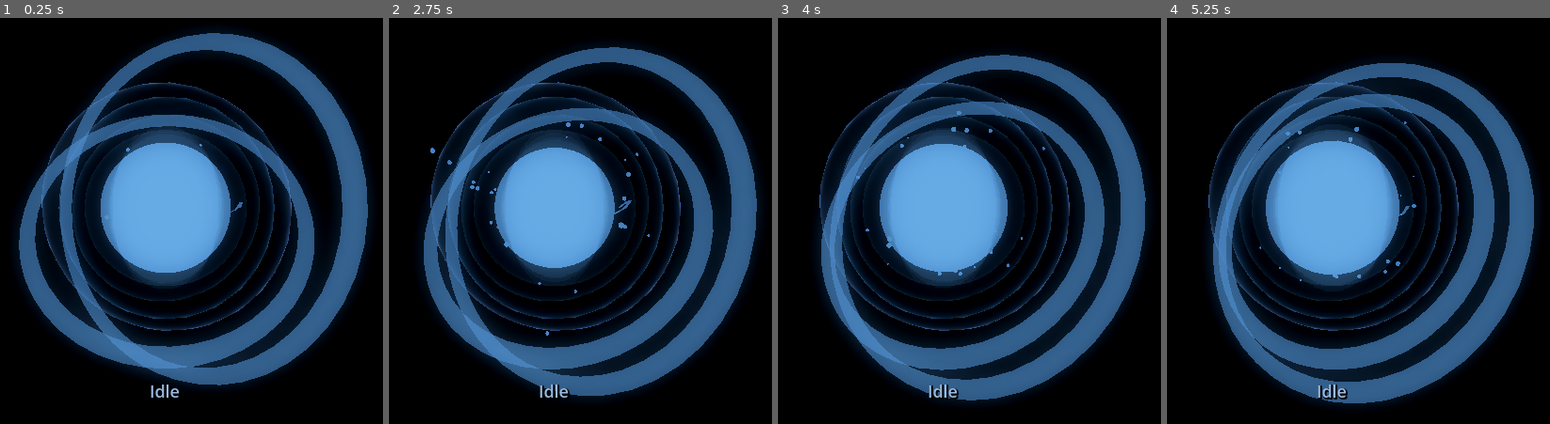
Above: before the commit, frames 1-4 (left to right).
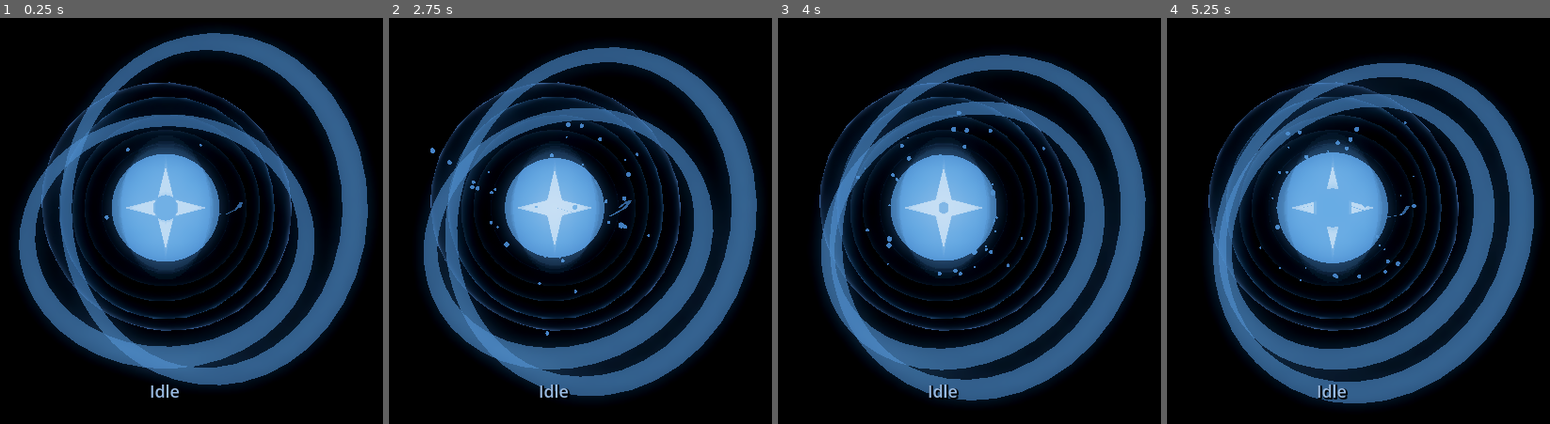
Above: after the commit, the same moments.

Repository: OppiRah/jairus-voice-assistant
Game: Godot game, scene res://orb_scene.tscn
Same seed, same stepped clock (60 frames per second), same inputs: the game is played once before the commit and once after it.
Inputs:
- Up to frame 1 (0.25 s): no input
- Up to frame 2 (2.75 s): no input
- Up to frame 3 (4 s): no input
- Up to frame 4 (5.25 s): no input

The runs differ from the first frame. In frame 1, 6.6% of the frame differs, in the area x 24-63%, y 26-67%; in frame 2, 5.9%; in frame 3, 6.5%; in frame 4, 6.5%.

Commit message:
Orb Pass A — redesigned core with dark housing, Jairus emblem, corrected core/arc emission hierarchy.
Co-Authored-By: Claude Sonnet 5 <noreply@anthropic.com>
Claude-Session: https://claude.ai/code/session_015o4yy2WK1YhivpLA4Zt7JH

Diff:
--- a/src/jairus/interfaces/renderer/godot_project/orb_controller.gd
+++ b/src/jairus/interfaces/renderer/godot_project/orb_controller.gd
@@ -26,6 +26,28 @@
 ## backend data for it exists. Text fades out/swaps/fades in via a Tween
 ## rather than cutting instantly, and is tinted from the same _current_color
 ## driving the rest of the orb (brightened toward white for legibility).
+##
+## Pass A -- redesigned core (per ORB_CONCEPT_GAP_ANALYSIS.md's two named
+## core problems): the former plain "Core" sphere is now the innermost
+## layer of three: CoreEmblem (a flat, opaque, procedurally-built 4-point
+## star -- same asset-free SurfaceTool technique as the energy arcs, since
+## no existing Jairus brand mark was found anywhere in the repo) sits just
+## in front of Core (now the "glow" sphere, shrunk to make room), which
+## itself sits inside CoreHousing, a shell reusing the same validated
+## Fresnel technique as the outer glass shells (orb_glass_shell.gdshader)
+## but inverted in intent: dark near-opaque at the rim (a real silhouette,
+## "housing"), transparent at center (so the glow/emblem read through it)
+## -- the only geometrically-correct way to get "dark shell around visible
+## inner glow" with concentric same-center spheres, since two solid
+## same-center spheres of different opaque radii can never produce a
+## visible rim (the larger one, whichever color, fully occludes the
+## smaller one from every angle -- verified by working through the
+## near-surface-distance math before building this, not assumed). This
+## also fixes the measured core/arc emission-hierarchy inversion the gap
+## analysis found: ARC_EMISSION_ENERGY is lowered and new
+## CORE_GLOW_EMISSION_ENERGY/CORE_EMBLEM_EMISSION_ENERGY constants (times
+## each state's new core_intensity) are set so the core outbrights the
+## arcs in every one of the 9 states, not just at baseline.
 
 const WS_URL := "ws://localhost:8767"
 
@@ -43,7 +65,24 @@
 const POP_EMISSION_BOOST := 2.5  # extra emission_energy_multiplier at the instant the pop starts
 const POP_GLOW_BOOST := 0.8      # extra glow_intensity at the instant the pop starts
 
-const EMISSION_ENERGY := 3.5  # baseline HDR multiplier so the core color actually blooms (unchanged from the PoC)
+const EMISSION_ENERGY := 3.5  # baseline HDR multiplier for particles/rings only now -- see CORE_GLOW_EMISSION_ENERGY below for the core itself (Pass A split this out so the core could be raised independently)
+
+# Pass A core-emission constants: the core (glow sphere + emblem, combined)
+# must outbloom the energy arcs in every one of the 9 states, including
+# ERROR (arc_intensity's highest value, 1.8) -- not just at idle baseline,
+# which is exactly the bug the gap analysis measured (arcs previously used
+# a flat 4.0 base, higher than the core's flat 3.5, in every state). Checked
+# by hand across all 9 STATE_PROFILES rows below: with ARC_EMISSION_ENERGY
+# lowered to 2.2, the worst-case arc value is error's 2.2*1.8=3.96, while
+# the worst-case *core* value is offline's 6.0*0.2=1.2 for the glow sphere
+# alone -- still comfortably ahead of every arc value except offline, where
+# offline's own arc_frequency is 0.0 (arcs never actually become visible
+# there at all, per _update_arcs()'s existing flicker-threshold logic) and
+# the emblem alone (9.0*0.2=1.8) still exceeds it. See this pass's own
+# report for the full per-state table.
+const CORE_GLOW_EMISSION_ENERGY := 6.0
+const CORE_EMBLEM_EMISSION_ENERGY := 9.0  # the emblem is always the single brightest element in the scene -- it's the intended focal point
+const CORE_EMBLEM_BRIGHTEN := 0.55  # lerp weight toward Color.WHITE, same legibility technique already used for ActivityLabel -- keeps the symbol reading as a sharp, distinct mark rather than just another same-hue glow
 
 # Rings: RingB always rotates at RING_B_SPEED_FACTOR times RingA's speed
 # (and RingA/RingB spin around different axes -- set once in _ready() via
@@ -81,7 +120,7 @@
 const ARC_THICKNESS := 0.015      # ribbon half-width
 const ARC_ROTATION_SPEED := 0.35  # rad/s, both arcs rotate at this fixed rate regardless of state (only visibility/brightness vary per state)
 const ARC_FLICKER_THRESHOLD := 0.3  # sin(...) must exceed this to be visible -- higher = rarer/shorter flashes at a given frequency
-const ARC_EMISSION_ENERGY := 4.0  # baseline HDR multiplier for arc material, independent of the core's EMISSION_ENERGY
+const ARC_EMISSION_ENERGY := 2.2  # Pass A: lowered from 4.0 -- at the old value the arcs out-bloomed the core in every state (a measured bug, see CORE_GLOW_EMISSION_ENERGY above); this baseline, times arc_intensity (max 1.8 at error), now stays under the core's floor in every state
 
 # Activity text overlay: shows the real "activity" string the bridge sends
 # (assistant_state.py's _current_activity, defaulting to "Idle" -- matched
@@ -163,10 +202,37 @@
 # sorting being unreliable when multiple transparent objects share (near
 # enough) the same center -- exactly this scene's shape now that there are
 # 4 more concentric objects than before.
+const RENDER_PRIORITY_CORE_HOUSING := -8  # innermost transparent object in the scene (radius 0.64, smaller than the arcs' 0.75) -- drawn first, per the same "innermost first" convention as everything below
 const RENDER_PRIORITY_ARCS := -6
 const RENDER_PRIORITY_PARTICLES := -2
 const RENDER_PRIORITY_RING_A := 0
 const RENDER_PRIORITY_RING_B := 1
+
+# CoreHousing reuses GLASS_SHELL_SHADER (same Fresnel technique as the 4
+# outer glass shells) but with the *opposite* visual intent: dark and
+# near-opaque at the rim (a real, deliberate silhouette -- "housing"),
+# transparent at center (so the glow sphere and emblem inside read
+# through it, unobstructed). A high fresnel_power keeps that rim tight
+# and sharp rather than a soft glass-like gradient, and lens_distortion
+# is left at 0 -- a dark shell has no reason to visibly warp anything
+# behind it, unlike the bright outer shells where the lensing reads as
+# part of the "glass" material language.
+const CORE_HOUSING_BASE_COLOR := Color(0.04, 0.045, 0.06)
+const CORE_HOUSING_FRESNEL_POWER := 4.5
+const CORE_HOUSING_RIM_ALPHA := 0.92
+const CORE_HOUSING_CORE_ALPHA := 0.08
+const CORE_HOUSING_LENS_DISTORTION := 0.0
+
+# CoreEmblem: a flat, opaque, 4-point "sparkle" star built once via
+# SurfaceTool (same asset-free approach _build_arc_mesh() already uses) --
+# see this pass's report for why no existing Jairus mark was reused (none
+# exists in the repo). Positioned just outside the glow sphere's own front
+# surface (glow radius 0.5, see SphereMesh_core in orb_scene.tscn) so it's
+# never occluded by the opaque glow sphere behind it.
+const EMBLEM_OUTER_RADIUS := 0.32
+const EMBLEM_INNER_RADIUS := 0.09
+const EMBLEM_POINTS := 4
+const EMBLEM_Z_OFFSET := 0.53
 
 # One row per real AssistantStatus value -- every value that makes a
 # state FEEL different, not just a different color, lives here as a
@@ -200,6 +266,7 @@
 		"ring_speed": 0.15, "ring_opacity": 0.35,
 		"arc_intensity": 1.0, "arc_frequency": 0.15,
 		"glass_rim_intensity": 1.0, "glass_lens_strength": 1.0,
+		"core_intensity": 1.0,
 	},
 	"listening": {
 		"color": Color(60.0 / 255.0, 200.0 / 255.0, 140.0 / 255.0),
@@ -209,6 +276,7 @@
 		"ring_speed": 0.25, "ring_opacity": 0.45,
 		"arc_intensity": 1.2, "arc_frequency": 0.3,
 		"glass_rim_intensity": 1.1, "glass_lens_strength": 1.1,
+		"core_intensity": 1.05,
 	},
 	"thinking": {
 		"color": Color(170.0 / 255.0, 90.0 / 255.0, 220.0 / 255.0),
@@ -218,6 +286,7 @@
 		"ring_speed": 0.6, "ring_opacity": 0.5,
 		"arc_intensity": 1.4, "arc_frequency": 0.8,
 		"glass_rim_intensity": 1.3, "glass_lens_strength": 1.6,
+		"core_intensity": 1.15,
 	},
 	"speaking": {
 		"color": Color(250.0 / 255.0, 170.0 / 255.0, 60.0 / 255.0),
@@ -227,6 +296,7 @@
 		"ring_speed": 0.2, "ring_opacity": 0.4,
 		"arc_intensity": 1.3, "arc_frequency": 0.4,
 		"glass_rim_intensity": 1.15, "glass_lens_strength": 1.1,
+		"core_intensity": 1.05,
 	},
 	"executing": {
 		"color": Color(60.0 / 255.0, 190.0 / 255.0, 210.0 / 255.0),
@@ -236,6 +306,7 @@
 		"ring_speed": 0.7, "ring_opacity": 0.55,
 		"arc_intensity": 1.5, "arc_frequency": 0.5,
 		"glass_rim_intensity": 1.4, "glass_lens_strength": 1.3,
+		"core_intensity": 1.2,
 	},
 	"completed": {
 		"color": Color(210.0 / 255.0, 250.0 / 255.0, 225.0 / 255.0),
@@ -245,6 +316,7 @@
 		"ring_speed": 0.3, "ring_opacity": 0.5,
 		"arc_intensity": 1.6, "arc_frequency": 0.2,
 		"glass_rim_intensity": 1.2, "glass_lens_strength": 0.8,
+		"core_intensity": 1.1,
 	},
 	"error": {
 		"color": Color(224.0 / 255.0, 82.0 / 255.0, 79.0 / 255.0),
@@ -254,6 +326,7 @@
 		"ring_speed": 1.4, "ring_opacity": 0.6,
 		"arc_intensity": 1.8, "arc_frequency": 1.5,
 		"glass_rim_intensity": 1.6, "glass_lens_strength": 2.0,
+		"core_intensity": 1.3,
 	},
 	"offline": {
 		"color": Color(74.0 / 255.0, 77.0 / 255.0, 94.0 / 255.0),
@@ -263,6 +336,7 @@
 		"ring_speed": 0.02, "ring_opacity": 0.1,
 		"arc_intensity": 0.3, "arc_frequency": 0.0,
 		"glass_rim_intensity": 0.15, "glass_lens_strength": 0.1,
+		"core_intensity": 0.2,
 	},
 	"waiting_confirmation": {
 		"color": Color(235.0 / 255.0, 195.0 / 255.0, 80.0 / 255.0),
@@ -272,6 +346,7 @@
 		"ring_speed": 0.2, "ring_opacity": 0.4,
 		"arc_intensity": 1.1, "arc_frequency": 0.25,
 		"glass_rim_intensity": 1.1, "glass_lens_strength": 1.0,
+		"core_intensity": 1.05,
 	},
 }
 
@@ -284,6 +359,8 @@
 @onready var arc_b: MeshInstance3D = $ArcB
 @onready var activity_label: Label = $UI/ActivityLabel
 @onready var glass_shells: Array[MeshInstance3D] = [$GlassShell1, $GlassShell2, $GlassShell3, $GlassShell4]
+@onready var core_housing: MeshInstance3D = $CoreHousing
+@onready var core_emblem: MeshInstance3D = $CoreEmblem
 
 var _socket := WebSocketPeer.new()
 var _connected_once := false
@@ -303,6 +380,8 @@
 var _current_activity := "Idle"  # matches ActivityLabel's own .tscn default text
 var _activity_tween: Tween
 var _glass_materials: Array[ShaderMaterial] = []
+var _housing_material: ShaderMaterial
+var _emblem_material: StandardMaterial3D
 
 
 func _ready() -> void:
@@ -312,6 +391,29 @@
 	core.set_surface_override_material(0, _material)
 	_environment = world_environment.environment
 	_apply_color(_current_color)
+
+	# Pass A: CoreHousing (dark Fresnel-rim shell, see its constants' own
+	# comment for why this is the correct technique) and CoreEmblem (a
+	# flat, opaque, procedurally-built mark) redesign what "the core" reads
+	# as. Both wired here, in the same spot the other geometry passes set
+	# their own new nodes up.
+	_housing_material = ShaderMaterial.new()
+	_housing_material.shader = GLASS_SHELL_SHADER
+	_housing_material.render_priority = RENDER_PRIORITY_CORE_HOUSING
+	_housing_material.set_shader_parameter("base_color", CORE_HOUSING_BASE_COLOR)
+	_housing_material.set_shader_parameter("fresnel_power", CORE_HOUSING_FRESNEL_POWER)
+	_housing_material.set_shader_parameter("rim_alpha", CORE_HOUSING_RIM_ALPHA)
+	_housing_material.set_shader_parameter("core_alpha", CORE_HOUSING_CORE_ALPHA)
+	_housing_material.set_shader_parameter("lens_distortion", CORE_HOUSING_LENS_DISTORTION)
+	core_housing.set_surface_override_material(0, _housing_material)
+
+	_emblem_material = StandardMaterial3D.new()
+	_emblem_material.shading_mode = BaseMaterial3D.SHADING_MODE_UNSHADED
+	_emblem_material.emission_enabled = true
+	_emblem_material.cull_mode = BaseMaterial3D.CULL_DISABLED  # same defensive choice as the arcs -- a flat mesh should stay visible even if something later gives it any rotation
+	core_emblem.mesh = _build_emblem_mesh()
+	core_emblem.position = Vector3(0.0, 0.0, EMBLEM_Z_OFFSET)
+	core_emblem.set_surface_override_material(0, _emblem_material)
 
 	# AmbientParticles previously drew with no material at all (its
 	# SphereMesh_particle draw pass had no surface material assigned), so it
@@ -359,8 +461,9 @@
 		shell.set_surface_override_material(0, mat)
 		_glass_materials.append(mat)
 
-	print("[orb_controller] geometry ready: RingA/RingB (TorusMesh), ArcA vertices=%d, ArcB vertices=%d, glass shells=%d" % [
+	print("[orb_controller] geometry ready: RingA/RingB (TorusMesh), ArcA vertices=%d, ArcB vertices=%d, glass shells=%d, core housing + %d-point emblem vertices=%d" % [
 		arc_a.mesh.surface_get_array_len(0), arc_b.mesh.surface_get_array_len(0), _glass_materials.size(),
+		EMBLEM_POINTS, core_emblem.mesh.surface_get_array_len(0),
 	])
 
 	var err := _socket.connect_to_url(WS_URL)
@@ -433,6 +536,40 @@
 	return st.commit()
 
 
+## Builds the Jairus emblem as a flat, opaque, 4-point "sparkle" star (a
+## triangle fan: one center vertex, EMBLEM_POINTS*2 rim vertices
+## alternating between EMBLEM_OUTER_RADIUS tips and EMBLEM_INNER_RADIUS
+## concave valleys) in the local XY plane -- SurfaceTool, no external
+## asset, same reasoning as _build_arc_mesh() above for why a hand-built
+## mesh was chosen over a shader or CSG. No existing Jairus brand mark was
+## found anywhere in the repo (checked the Qt app's icon usage in
+## theme.py, which only ever uses generic qtawesome/Font Awesome glyphs,
+## and searched for any *.ico/*logo*/*emblem*/*brand* asset file -- none
+## exist), so this is a clean, simple, unambiguous geometric mark rather
+## than an attempt at a new logo design, per this pass's own scope.
+func _build_emblem_mesh() -> ArrayMesh:
+	var st := SurfaceTool.new()
+	st.begin(Mesh.PRIMITIVE_TRIANGLES)
+
+	var center := Vector3.ZERO
+	var rim_count := EMBLEM_POINTS * 2
+	var rim: PackedVector3Array = []
+	for i in range(rim_count):
+		var angle := float(i) / float(rim_count) * TAU
+		var r := EMBLEM_OUTER_RADIUS if i % 2 == 0 else EMBLEM_INNER_RADIUS
+		rim.append(Vector3(cos(angle) * r, sin(angle) * r, 0.0))
+
+	for i in range(rim_count):
+		var a := rim[i]
+		var b := rim[(i + 1) % rim_count]
+		st.add_vertex(center)
+		st.add_vertex(a)
+		st.add_vertex(b)
+
+	st.generate_normals()  # PRIMITIVE_TRIANGLES supports this (unlike _build_arc_mesh()'s strip) -- harmless since the material is unshaded anyway, but free and correct
+	return st.commit()
+
+
 func _process(delta: float) -> void:
 	_elapsed += delta
 	_poll_socket()
@@ -448,6 +585,14 @@
 	var breathe := _compute_breathe(profile["pulse_speed"], profile["pulse_irregular"])
 	var pulse_scale := 1.0 + 0.12 * breathe + 0.25 * _level
 	core.scale = Vector3.ONE * pulse_scale
+	# CoreEmblem breathes with the glow (it's part of the same "energy"
+	# reading) -- CoreHousing deliberately does NOT scale with the pulse at
+	# all (stays Vector3.ONE, its .tscn default): per the design doc's own
+	# material-contrast principle (glass/metal.md section 8), mechanical
+	# components should read as "controlled" while energy components
+	# "animate" -- a rigid, non-pulsing housing around a breathing glow is
+	# exactly that contrast, not an oversight.
+	core_emblem.scale = Vector3.ONE * pulse_scale
 
 	var particle_baseline: float = profile["particle_amount"]
 	if particles:
@@ -459,22 +604,31 @@
 
 	var glow_intensity: float = profile["glow_intensity"]
 	var glow_strength: float = profile["glow_strength"]
-	var emission_energy := EMISSION_ENERGY
+	var core_intensity: float = profile.get("core_intensity", 1.0)
+	var glow_emission := CORE_GLOW_EMISSION_ENERGY * core_intensity
+	var emblem_emission := CORE_EMBLEM_EMISSION_ENERGY * core_intensity
 
 	if _pop_remaining > 0.0:
 		_pop_remaining = max(0.0, _pop_remaining - delta)
 		var pop_factor := _pop_remaining / POP_DURATION_SECONDS  # 1.0 the instant it starts, linearly down to 0.0
 		glow_intensity += POP_GLOW_BOOST * pop_factor
-		emission_energy += POP_EMISSION_BOOST * pop_factor
+		glow_emission += POP_EMISSION_BOOST * pop_factor
+		emblem_emission += POP_EMISSION_BOOST * pop_factor
 
 	if _environment:
 		_environment.glow_intensity = glow_intensity
 		_environment.glow_strength = glow_strength
-	_material.emission_energy_multiplier = emission_energy
+	_material.emission_energy_multiplier = glow_emission
+
+	var emblem_color := _current_color.lerp(Color.WHITE, CORE_EMBLEM_BRIGHTEN)
+	_emblem_material.albedo_color = emblem_color
+	_emblem_material.emission = emblem_color
+	_emblem_material.emission_energy_multiplier = emblem_emission
 
 	_update_rings(delta, profile)
 	_update_arcs(delta, profile)
 	_update_glass_shells(profile)
+	_update_core_housing()
 
 	activity_label.add_theme_color_override("font_color", _current_color.lerp(Color.WHITE, ACTIVITY_TEXT_BRIGHTEN))
 
@@ -543,6 +697,20 @@
 		mat.set_shader_parameter("lens_distortion", GLASS_LENS_DISTORTION_BASE * lens_strength)
 
 
+## CoreHousing's base_color gets only a faint tint of _current_color (15%)
+## on top of its fixed dark base -- enough for the "controlled highlights"
+## the design doc asks of mechanical components (the housing visibly
+## belongs to the current state's color story) without turning it into
+## another bright emissive layer (EMISSION in orb_glass_shell.gdshader is
+## derived directly from base_color, so keeping base_color mostly dark
+## keeps emission mostly dark too). No STATE_PROFILES field needed for
+## this -- it rides on the same _current_color every other element
+## already reacts to.
+func _update_core_housing() -> void:
+	var tinted := CORE_HOUSING_BASE_COLOR.lerp(_current_color, 0.15)
+	_housing_material.set_shader_parameter("base_color", tinted)
+
+
 func _compute_breathe(pulse_speed: float, irregular: bool) -> float:
 	var freq := BASE_PULSE_FREQUENCY * pulse_speed
 	if irregular:
@@ -598,6 +766,18 @@
 			profile["particle_speed"], profile["glow_intensity"], profile["glow_strength"],
 			profile["ring_speed"], profile["ring_opacity"], profile["arc_intensity"], profile["arc_frequency"],
 		])
+		# Pass A hierarchy check, logged every state entry so it's directly
+		# verifiable from the console/OS log rather than only asserted in a
+		# comment: core_glow/core_emblem must both exceed arc_peak in every
+		# line this ever prints.
+		var core_intensity: float = profile.get("core_intensity", 1.0)
+		var core_glow_emission := CORE_GLOW_EMISSION_ENERGY * core_intensity
+		var core_emblem_emission := CORE_EMBLEM_EMISSION_ENERGY * core_intensity
+		var arc_peak_emission := ARC_EMISSION_ENERGY * float(profile["arc_intensity"])
+		print("[orb_controller] Pass A emission hierarchy for '%s' -> core_glow=%.2f core_emblem=%.2f arc_peak=%.2f (core_intensity=%.2f) -- core_wins=%s" % [
+			new_state, core_glow_emission, core_emblem_emission, arc_peak_emission, core_intensity,
+			core_glow_emission > arc_peak_emission and core_emblem_emission > arc_peak_emission,
+		])
 
 	_current_state = new_state
 	_target_color = STATE_PROFILES[new_state]["color"]
--- a/src/jairus/interfaces/renderer/godot_project/orb_scene.tscn
+++ b/src/jairus/interfaces/renderer/godot_project/orb_scene.tscn
@@ -12,10 +12,16 @@
 glow_hdr_scale = 2.0
 
 [sub_resource type="SphereMesh" id="SphereMesh_core"]
-radius = 0.6
-height = 1.2
+radius = 0.5
+height = 1.0
 radial_segments = 48
 rings = 24
+
+[sub_resource type="SphereMesh" id="SphereMesh_core_housing"]
+radius = 0.64
+height = 1.28
+radial_segments = 40
+rings = 20
 
 [sub_resource type="SphereMesh" id="SphereMesh_particle"]
 radius = 0.018
@@ -73,6 +79,11 @@
 [node name="Core" type="MeshInstance3D" parent="."]
 mesh = SubResource("SphereMesh_core")
 
+[node name="CoreHousing" type="MeshInstance3D" parent="."]
+mesh = SubResource("SphereMesh_core_housing")
+
+[node name="CoreEmblem" type="MeshInstance3D" parent="."]
+
 [node name="AmbientParticles" type="GPUParticles3D" parent="."]
 amount = 220
 lifetime = 2.5
Not shown: 1 places in src/jairus/interfaces/renderer/godot_project/orb_scene.tscn that only renumber resources
